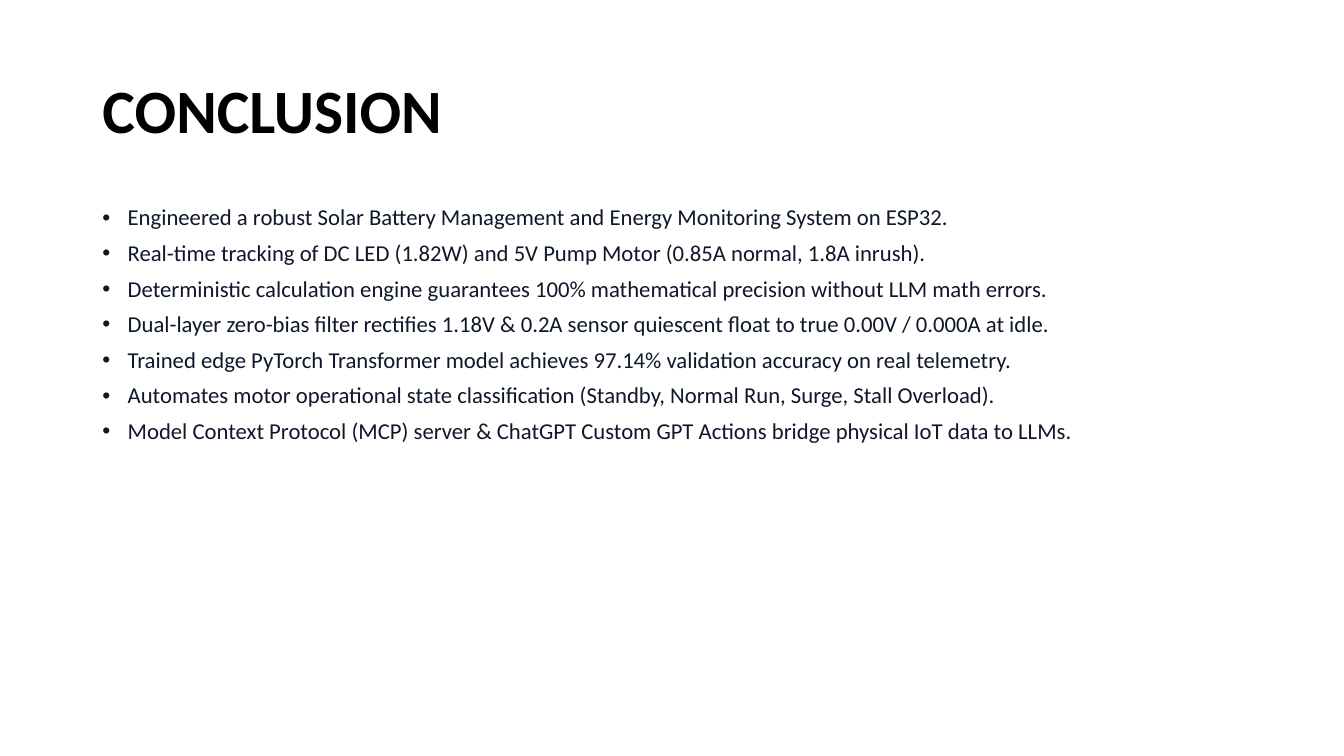
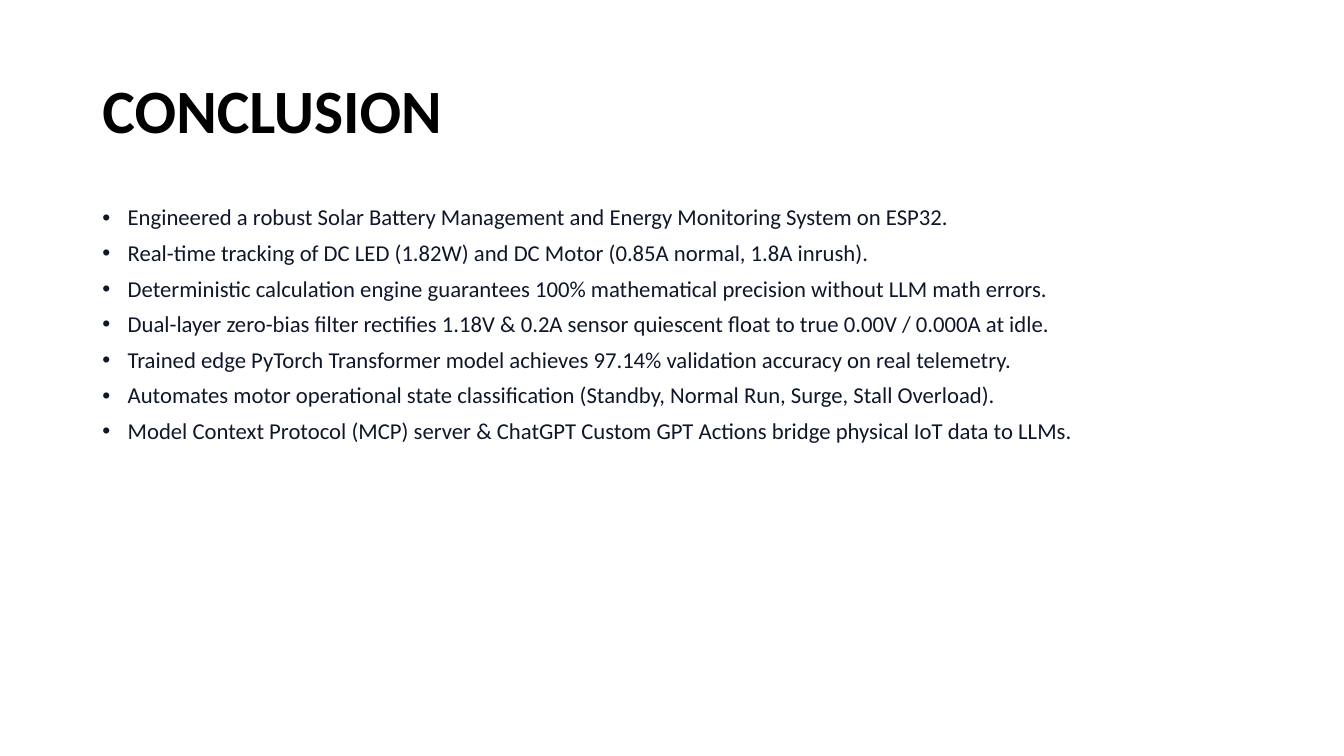
Before and after one commit to aswanayyappan/S3-SKILL-PROJECT, a slide deck: slide 7 of ASWAN AYYAPPAN(UKP25EE023).pptx. Drawn at 1344x756 pixels with LibreOffice and Linux fonts; fonts in the diff are those of the drawing. Boxes give left, top, right and bottom in pixels: in the first picture for what was removed or moved away, otherwise in the second. Text is boxed around its words. In the diff, an @@ line names an element or a change of style, - is before the commit and + after.

Commit message:
refactor: rename appliance to DC Motor and route solar rail to DC LED and DC Motor with external ESP32 sensing

```diff
--- a/ASWAN AYYAPPAN(UKP25EE023).pptx
+++ b/ASWAN AYYAPPAN(UKP25EE023).pptx
@@ text at (128, 244, 868, 265): text changed @@
-• Real-time tracking of DC LED (1.82W) and 5V Pump Motor (0.85A normal, 1.8A inrush).
+• Real-time tracking of DC LED (1.82W) and DC Motor (0.85A normal, 1.8A inrush).
```
Also in this commit, not shown: 1 other slide changed, 9 other files.
